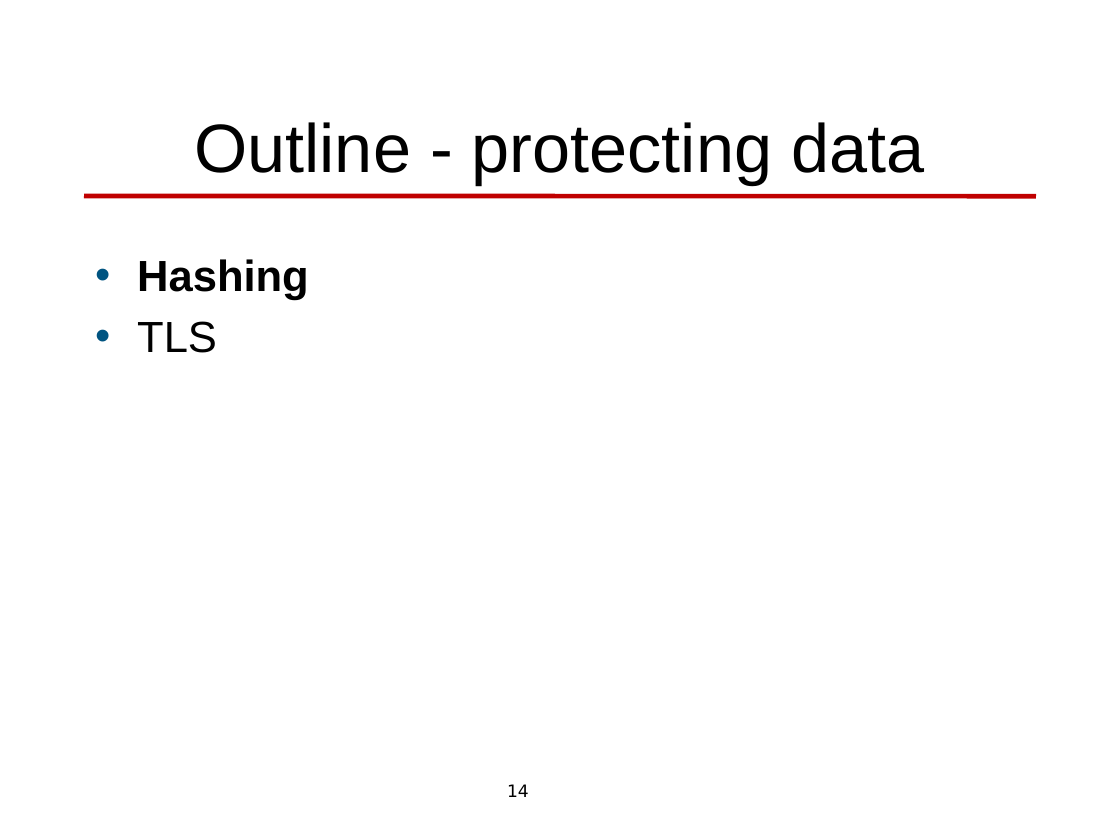
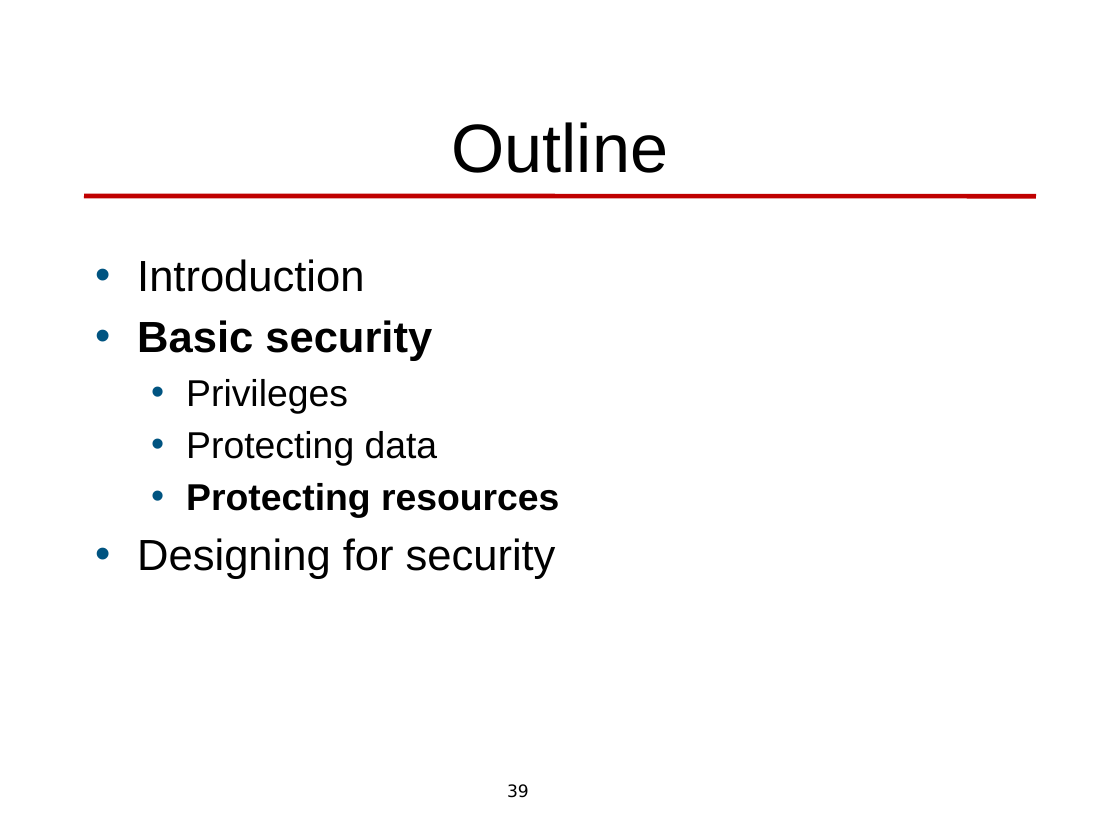
Before and after one commit to len-bass/architecture-design, a slide deck: slide 39 of security.pptx (slide 14 before the commit). Drawn at 1120x840 pixels with LibreOffice and Linux fonts; fonts in the diff are those of the drawing; background and template pictures are left out. Boxes give left, top, right and bottom in pixels: in the first picture for what was removed or moved away, otherwise in the second. Text is boxed around its words. In the diff, an @@ line names an element or a change of style, - is before the commit and + after.

```diff
--- a/security.pptx
+++ b/security.pptx
@@ title at [451,122,668,173]: text changed @@
-Outline - protecting data
+Outline
@@ text at [137,259,559,579]: text changed; bold off @@
-• Hashing
-• TLS
+• Introduction
+• Basic security
+  • Privileges
+  • Protecting data
+  • Protecting resources
+• Designing for security
@@ page number at [507,784,529,798]: text changed @@
-14
+39
```
Also in this commit, not shown: 17 other slides changed, 8 slides added, 7 slides removed, 7 other files.
